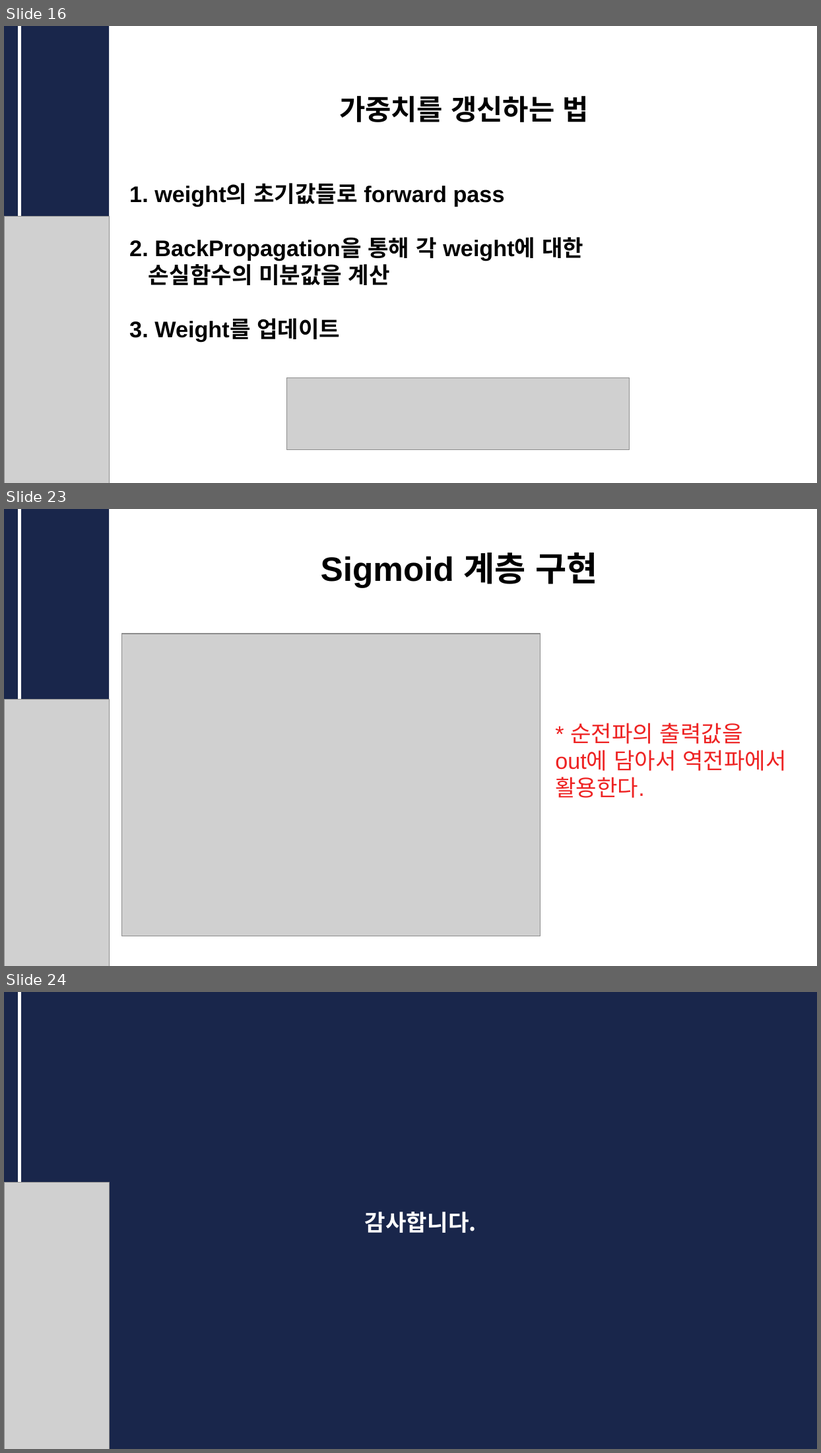
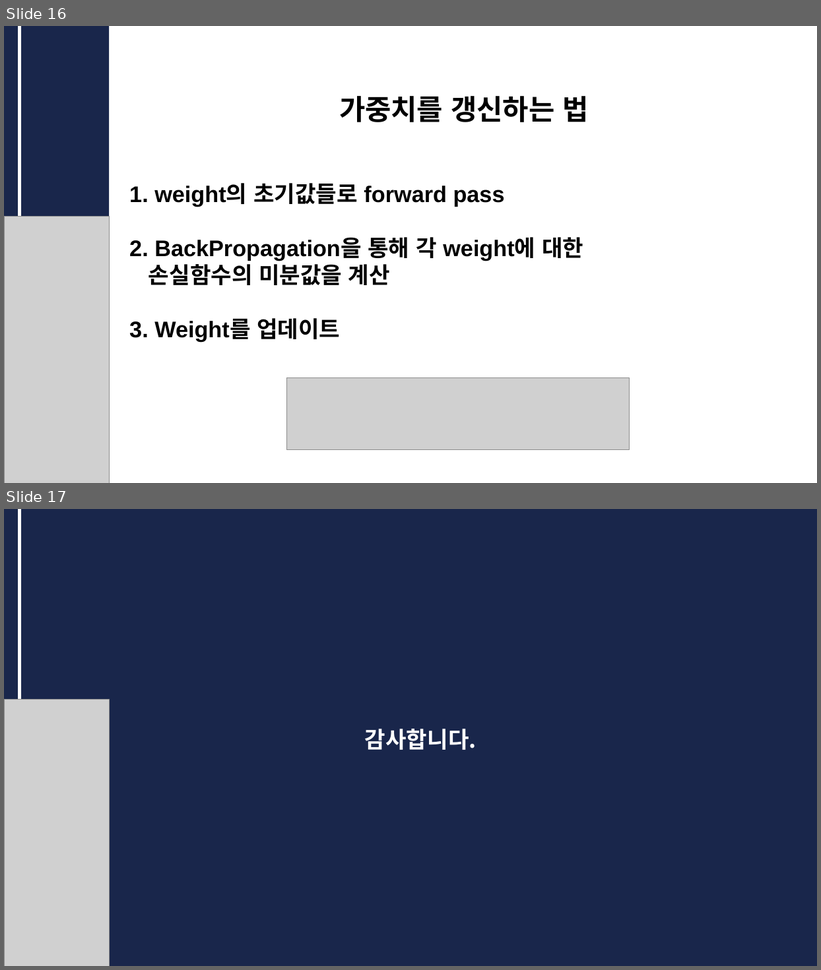
Before and after one commit to CUAI-CAU/2023-1_Study_DLfromScratch1, a slide deck: 발표자료/CUAI_딥러닝__0523.pptx. Shown one above the other, each under a label of ours: slides 16, 23 and 24 before the commit, slides 16 and 17 after it; the slides between them are not shown. The pictures are 821x1453 and 821x970 pixels, drawn with LibreOffice and Linux fonts; fonts in the diff are those of the drawing; grey boxes stand for pictures. Boxes give left, top, right and bottom in pixels: in the first picture for what was removed or moved away, otherwise in the second. Text is boxed around its words. In the diff, an @@ line names an element or a change of style, - is before the commit and + after.

```diff
--- a/발표자료/CUAI_딥러닝__0523.pptx
+++ b/발표자료/CUAI_딥러닝__0523.pptx
@@ slide 23 removed at (x1=4, y1=509, x2=817, y2=966), background #FFFFFF @@
@@ rectangle removed at (x1=4, y1=509, x2=109, y2=966) @@
@@ line removed from (19, 509) to (19, 700) @@
@@ text removed at (x1=321, y1=553, x2=597, y2=588) @@
-Sigmoid 계층 구현
@@ picture removed at (x1=122, y1=634, x2=541, y2=937) @@
@@ picture removed at (x1=4, y1=700, x2=108, y2=966) @@
@@ text removed at (x1=555, y1=723, x2=787, y2=798) @@
-* 순전파의 출력값을
-out에 담아서 역전파에서 활용한다.
@@ what was slide 24 is now slide 17 @@
```
Also in this commit, not shown: 4 slides changed, 6 other slides removed.
